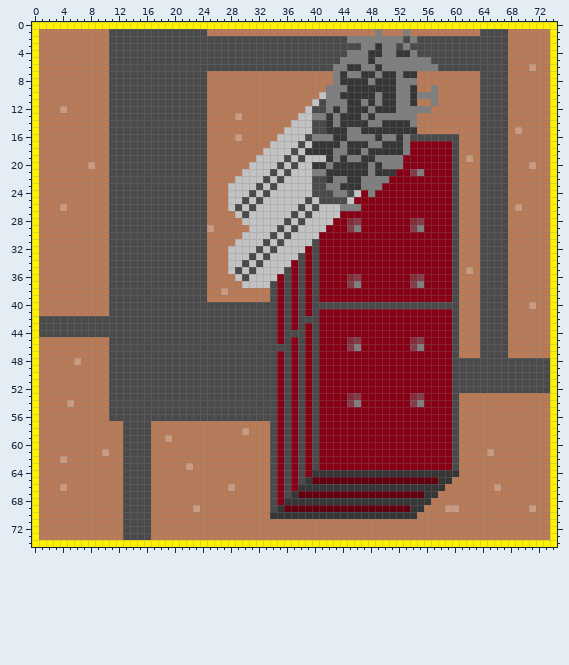
File history of a sprite sheet, src/Mirage.Urbanization.Resources/Tiles/Clusters/GrowthZones/Industrial/d1_q1_n1_a3.png. Above is the file before it was changed.
The file is 75x75 pixels. Colours within 5 levels of each other are drawn and written as one.
The same view after the edit:
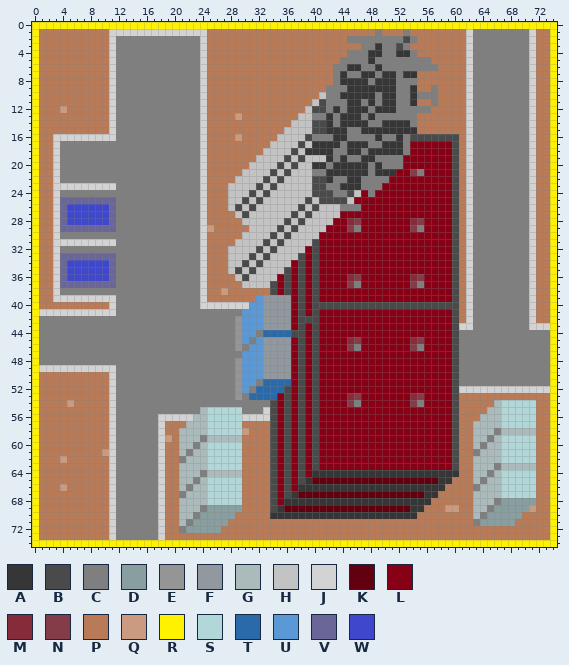
Palette (. is transparent): A #363636  B #4a4a4a  C #7f7f7f  D #889e9f  E #959595  F #91989f  G #abbbbc  H #c3c3c3  J #d3d3d3  K #62000f  L #880015  M #852b39  N #843d48  P #b97a57  Q #cb9b81  R #fff200  S #b1d7d8  T #2b6aaa  U #5a98d6  V #6a6798  W #3f48cc
Diff:
Changed rows in their new state; - is an unchanged pixel.
first column x 1:
 1 ----------JJJJJJJJJJJJJJ-------------------------------------JCCCCCCCCJ--
 2 ----------JCCCCCCCCCCCCJPPPPPPPPPPPPPPPPPPPP----------PPPPPPPJCCCCCCCCJ--
 3 ----------JCCCCCCCCCCCCJPPPPPPPPPPPPPPPPPPPPPP-------PPPPPPPPJCCCCCCCCJ--
 4 ----------JCCCCCCCCCCCCJPPPPPPPPPPPPPPPPPPPP----------PPPPPPPJCCCCCCCCJ--
 5 ----------JCCCCCCCCCCCCJPPPPPPPPPPPPPPPPPPP-------------PPPPPJCCCCCCCCJ--
 6 ----------JCCCCCCCCCCCCJPPPPPPPPPPPPPPPPPP---------------PPPPJCCCCCCCCJ--
 7 ----------JCCCCCCCCCCCCJ-------------------------------------JCCCCCCCCJ--
 8 ----------JCCCCCCCCCCCCJ-------------------------------------JCCCCCCCCJ--
 9 ----------JCCCCCCCCCCCCJ-------------------------------------JCCCCCCCCJ--
10 ----------JCCCCCCCCCCCCJ-------------------------------------JCCCCCCCCJ--
11 ----------JCCCCCCCCCCCCJ-------------------------------------JCCCCCCCCJ--
12 ----------JCCCCCCCCCCCCJ-------------------------------------JCCCCCCCCJ--
13 ----------JCCCCCCCCCCCCJ-------------------------------------JCCCCCCCCJ--
14 ----------JCCCCCCCCCCCCJ-------------------------------------JCCCCCCCCJ--
15 ----------JCCCCCCCCCCCCJ-------------------------------------JCCCCCCCCJ--
16 --JJJJJJJJJCCCCCCCCCCCCJ-------------------------------------JCCCCCCCCJ--
17 --JCCCCCCCCCCCCCCCCCCCCJ-------------------------------------JCCCCCCCCJ--
18 --JCCCCCCCCCCCCCCCCCCCCJ-------------------------------------JCCCCCCCCJ--
19 --JCCCCCCCCCCCCCCCCCCCCJ-------------------------------------JCCCCCCCCJ--
20 --JCCCCCCCCCCCCCCCCCCCCJ-------------------------------------JCCCCCCCCJ--
21 --JCCCCCCCCCCCCCCCCCCCCJ-------------------------------------JCCCCCCCCJ--
22 --JCCCCCCCCCCCCCCCCCCCCJ-------------------------------------JCCCCCCCCJ--
23 --JJJJJJJJJCCCCCCCCCCCCJ-------------------------------------JCCCCCCCCJ--
24 --JCCCCCCCCCCCCCCCCCCCCJ-------------------------------------JCCCCCCCCJ--
25 --JVVVVVVVVCCCCCCCCCCCCJ-------------------------------------JCCCCCCCCJ--
26 --JVWWWWWWVCCCCCCCCCCCCJ-------------------------------------JCCCCCCCCJ--
27 --JVWWWWWWVCCCCCCCCCCCCJ-------------------------------------JCCCCCCCCJ--
28 --JVWWWWWWVCCCCCCCCCCCCJ-------------------------------------JCCCCCCCCJ--
29 --JVVVVVVVVCCCCCCCCCCCCJ-------------------------------------JCCCCCCCCJ--
30 --JCCCCCCCCCCCCCCCCCCCCJ-------------------------------------JCCCCCCCCJ--
31 --JJJJJJJJJCCCCCCCCCCCCJ-------------------------------------JCCCCCCCCJ--
32 --JCCCCCCCCCCCCCCCCCCCCJ-------------------------------------JCCCCCCCCJ--
33 --JVVVVVVVVCCCCCCCCCCCCJ-------------------------------------JCCCCCCCCJ--
34 --JVWWWWWWVCCCCCCCCCCCCJ-------------------------------------JCCCCCCCCJ--
35 --JVWWWWWWVCCCCCCCCCCCCJ-------------------------------------JCCCCCCCCJ--
36 --JVWWWWWWVCCCCCCCCCCCCJ-------------------------------------JCCCCCCCCJ--
37 --JVVVVVVVVCCCCCCCCCCCCJ-------------------------------------JCCCCCCCCJ--
38 --JCCCCCCCCCCCCCCCCCCCCJ-------------------------------------JCCCCCCCCJ--
39 --JJJJJJJJJCCCCCCCCCCCCJ-------UFFFF-------------------------JCCCCCCCCJ--
40 ----------JCCCCCCCCCCCCJJJJJJJUUFFFF-------------------------JCCCCCCCCJ--
41 JJJJJJJJJJJCCCCCCCCCCCCCCCCCCUUUFFFF-------------------------JCCCCCCCCJ--
42 CCCCCCCCCCCCCCCCCCCCCCCCCCCCEUUUFFFF-------------------------JCCCCCCCCJ--
43 CCCCCCCCCCCCCCCCCCCCCCCCCCCCEUUUFFFF------------------------JJCCCCCCCCJJJ
44 CCCCCCCCCCCCCCCCCCCCCCCCCCCCEUUCTTTT------------------------CCCCCCCCCCCCC
45 CCCCCCCCCCCCCCCCCCCCCCCCCCCCEUCUFFFF------------------------CCCCCCCCCCCCC
46 CCCCCCCCCCCCCCCCCCCCCCCCCCCCECUUFFFF------------------------CCCCCCCCCCCCC
47 CCCCCCCCCCCCCCCCCCCCCCCCCCCCCUUUFFFF------------------------CCCCCCCCCCCCC
48 CCCCCCCCCCCCCCCCCCCCCCCCCCCCEUUUFFFF------------------------CCCCCCCCCCCCC
49 JJJJJJJJJJJCCCCCCCCCCCCCCCCCEUUUFFFF------------------------CCCCCCCCCCCCC
50 ----------JCCCCCCCCCCCCCCCCCEUUUFFFF------------------------CCCCCCCCCCCCC
51 ----------JCCCCCCCCCCCCCCCCCEUUCTTTT------------------------CCCCCCCCCCCCC
52 ----------JCCCCCCCCCCCCCCCCCEUCTTTT-------------------------JJJJJJJJJJJJJ
53 ----------JCCCCCCCCCCCCCCCCCECTTTT---------------------------------------
54 ----------JCCCCCCCCCCCCCCCCCCCCCC--------------------------------GSSSSS--
55 ----------JCCCCCCCCCCCCGSSSSSCCCJ-------------------------------GGSSSSS--
56 ----------JCCCCCCJJJJJGGSSSSSJJJJ------------------------------GGGSSSSS--
57 ----------JCCCCCCJ---GGGSSSSS---------------------------------GGGGSSSSS--
58 ----------JCCCCCCJ--GGGGSSSSS---------------------------------GGGCGGGGG--
59 ----------JCCCCCCJ--GGGCGGGGG---------------------------------GGCGSSSSS--
60 ----------JCCCCCCJ--GGCGSSSSS---------------------------------GCGGSSSSS--
61 ----------JCCCCCCJ--GCGGSSSSS---------------------------------CGGGSSSSS--
62 ----------JCCCCCCJ--CGGGSSSSS---------------------------------GGGGSSSSS--
63 ----------JCCCCCCJ--GGGGSSSSS---------------------------------GGGCGGGGG--
64 ----------JCCCCCCJ--GGGCGGGGG---------------------------------GGCGSSSSS--
65 ----------JCCCCCCJ--GGCGSSSSS---------------------------------GCGGSSSSS--
66 ----------JCCCCCCJ--GCGGSSSSS---------------------------------CGGGSSSSS--
67 ----------JCCCCCCJ--CGGGSSSSS---------------------------------GGGGSSSSS--
68 ----------JCCCCCCJ--GGGGSSSSS---------------------------------GGGCDDDDD--
69 ----------JCCCCCCJ--GGGCDDDDD---------------------------------GGCDDDDD---
70 ----------JCCCCCCJ--GGCDDDDD----------------------------------GCDDDDD----
71 ----------JCCCCCCJ--GCDDDDD-----------------------------------CDDDDD-----
72 ----------JCCCCCCJ--CDDDDD-----------------------------------------------
73 ----------JCCCCCCJ-------------------------------------------------------
Pixel boxes of the changes (left, top, right, bottom) in both pictures:
changed: (39, 29, 361, 540)
changed: (410, 29, 550, 526)
